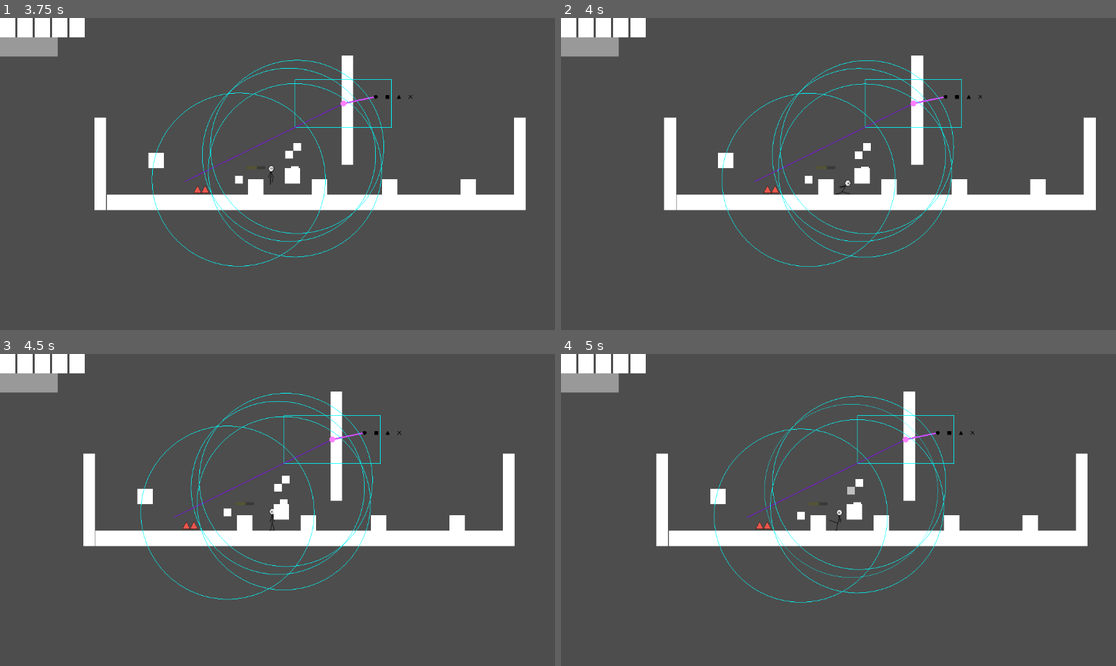
Above: before the commit, frames 1-4 (two rows, left to right).
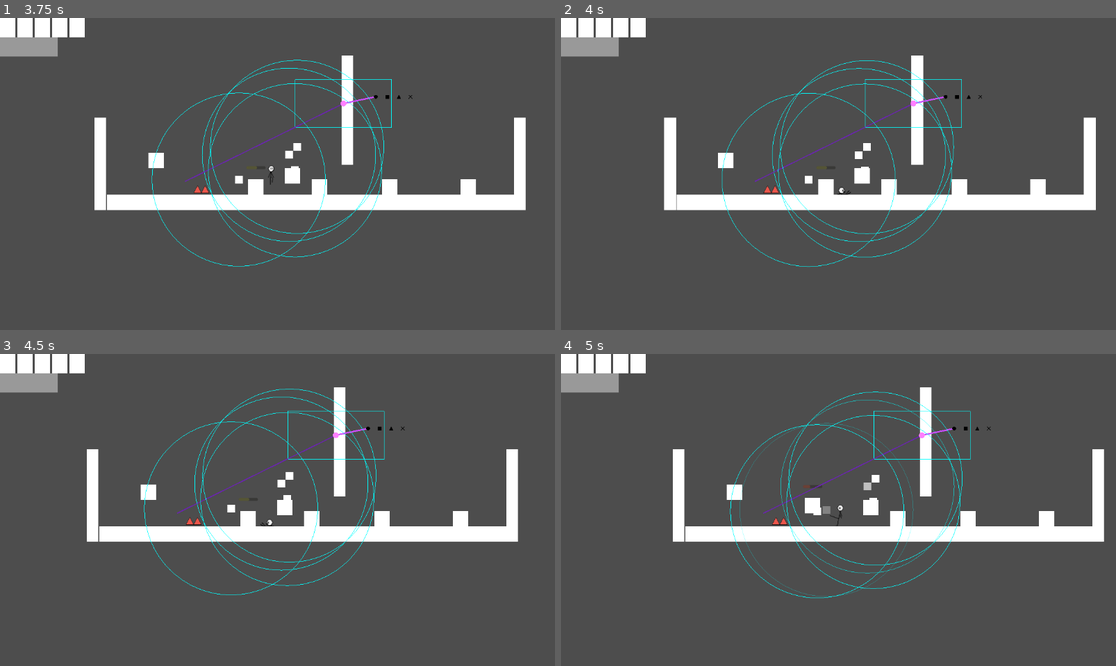
Above: after the commit, the same moments.

Repository: Onibled/ChakraPunch
Game: Godot game, scene res://scenes/levels/main.tscn
Same seed, same stepped clock (60 frames per second), same inputs: the game is played once before the commit and once after it.
Inputs:
- Up to frame 1 (3.75 s): hold Right (ui_right) 0.53-2.03 s; tap D (dash) at 0.6 s; tap Space (jump) at 0.77, 1.07, 1.52, 1.82, 3.02, 3.05, 3.32, 3.6 s; tap S (heavy_attack) at 0.8, 1.35 s; tap E (interact) at 1.55, 2.1 s; hold Left (ui_left) 2.03-2.78 s; tap A (light_attack) at 2.3, 2.85 s; hold Right (ui_right) from 2.78 s (still down)
- Up to frame 2 (4 s): keep holding Right (ui_right); tap Space (jump) at 3.77 s; tap D (dash) at 3.8 s
- Up to frame 3 (4.5 s): tap Space (jump) at 4.07 s; release Right (ui_right) at 4.28 s; hold Left (ui_left) from 4.28 s (still down); tap D (dash) at 4.35 s
- Up to frame 4 (5 s): keep holding Left (ui_left); tap Space (jump) at 4.52, 4.82 s; tap S (heavy_attack) at 4.55 s

Frame 1 is identical in both runs. In frame 2, less than 0.1% of the frame differs, in the area x 49-53%, y 52-57%; in frame 3, 6.7%; in frame 4, 10%, in the area x 17-98%, y 10-80%.

Commit message:
Modifche mettendo i consume del buffer dove necessario

Diff:
--- a/scripts/characters/player/dash_state.gd
+++ b/scripts/characters/player/dash_state.gd
@@ -15,7 +15,7 @@
 	# CANCEL (OPZIONALE)
 	# -------------------------------------------------
 
-	if Input.is_action_just_pressed("light_attack"):
+	if player.input_buffer.consume("light_attack"):
 		state_machine.change_state("AttackState")
 		exit()
 		return
--- a/scripts/characters/player/ledge_state.gd
+++ b/scripts/characters/player/ledge_state.gd
@@ -8,7 +8,7 @@
 func update(delta):
 	player.velocity = Vector2.ZERO
 
-	if Input.is_action_just_pressed("jump"):
+	if player.input_buffer.consume("jump"):
 		player.climb_ledge()
 		state_machine.change_state("MoveState")
 		return
--- a/scripts/characters/player/meditate_state.gd
+++ b/scripts/characters/player/meditate_state.gd
@@ -71,7 +71,7 @@
 		return
 
 	# ⚡ DASH CANCEL
-	if Input.is_action_just_pressed("dash") and player.can_dash():
+	if player.input_buffer.consume("dash") and player.can_dash():
 		state_machine.change_state("DashState")
 		return
 
@@ -92,7 +92,7 @@
 
 func handle_inputs():
 	for action in input_map.keys():
-		if Input.is_action_just_pressed(action):
+		if player.input_buffer.consume(action):
 			input_sequence.append(action)
 			on_symbol_input(input_map[action])
 
@@ -149,21 +149,21 @@
 # -------------------------------------------------
 
 func interpret_sequence(seq: Array):
-
+	var last_3_seq = seq.slice(seq.size() - 3, seq.size())
 	# 🔥 PROIETTILE
-	if seq == ["light_attack", "heavy_attack", "interact"]:
+	if last_3_seq == ["light_attack", "heavy_attack", "interact"]:
 		return "projectile"
 
 	# 🌊 ONDA
-	if seq == ["expansion", "impulse", "expansion"]:
+	if last_3_seq == ["expansion", "impulse", "expansion"]:
 		return "wave"
 
 	# ⬆️ LAUNCHER
-	if seq == ["stability", "impulse"]:
+	if last_3_seq == ["stability", "impulse"]:
 		return "launcher"
 
 	# ⚡ DASH ATTACK
-	if seq == ["connection", "impulse"]:
+	if last_3_seq == ["connection", "impulse"]:
 		return "dash_attack"
 
 	return null
--- a/scripts/characters/player/move_state.gd
+++ b/scripts/characters/player/move_state.gd
@@ -11,7 +11,7 @@
 	else:
 		player.anim.play("idle")
 
-	if Input.is_action_just_pressed("jump"):
+	if player.input_buffer.consume("jump"):
 		if player.is_on_floor():
 			state_machine.change_state("JumpState")
 		else:
@@ -22,7 +22,7 @@
 		state_machine.change_state("MeditateState")
 		return
 
-	if Input.is_action_just_pressed ("dash") and player.is_on_floor():
+	if player.input_buffer.consume("dash") and player.is_on_floor():
 		state_machine.change_state("DashState")
 		return
 
--- a/scripts/characters/player/player.gd
+++ b/scripts/characters/player/player.gd
@@ -415,7 +415,7 @@
 	else:
 		coyote_timer = max(coyote_timer - delta, 0)
 
-	if Input.is_action_just_pressed("jump"):
+	if input_buffer.consume("jump"):
 		jump_buffer_timer = jump_buffer_time
 	else:
 		jump_buffer_timer = max(jump_buffer_timer - delta, 0)
@@ -426,16 +426,19 @@
 
 func handle_input_buffer():
 	if Input.is_action_just_pressed("light_attack"):
-		input_buffer.add_input("light")
+		input_buffer.add_input("light_attack")
 
 	if Input.is_action_just_pressed("heavy_attack"):
-		input_buffer.add_input("heavy")
+		input_buffer.add_input("heavy_attack")
 
 	if Input.is_action_just_pressed("dash"):
 		input_buffer.add_input("dash")
 
 	if Input.is_action_just_pressed("jump"):
 		input_buffer.add_input("jump")
+
+	if Input.is_action_just_pressed("interact"):
+		input_buffer.add_input("interact")
 
 	return
 
@@ -492,11 +495,11 @@
 
 	var up_pressed = Input.is_action_pressed("ui_up")
 
-	if Input.is_action_just_pressed("light_attack"):
+	if input_buffer.consume("light_attack"):
 		attack_type = "launcher" if up_pressed else "light"
 		state_machine.change_state("AttackState")
 
-	if Input.is_action_just_pressed("heavy_attack"):
+	if input_buffer.consume("heavy_attack"):
 		attack_type = "heavy"
 		state_machine.change_state("AttackState")
 	return
@@ -525,7 +528,7 @@
 	velocity = Vector2.ZERO
 
 	# SALI
-	if Input.is_action_just_pressed("jump"):
+	if input_buffer.consume("jump"):
 		climb_ledge()
 
 	# LASCIA
--- a/scripts/characters/player/wall_state.gd
+++ b/scripts/characters/player/wall_state.gd
@@ -7,7 +7,7 @@
 func update(delta):
 	player.handle_wall_slide()
 
-	if Input.is_action_just_pressed("jump"):
+	if player.input_buffer.consume("jump"):
 		var dir = player.get_wall_normal().x
 		player.velocity.x = dir * player.wall_jump_x
 		player.velocity.y = player.wall_jump_y
